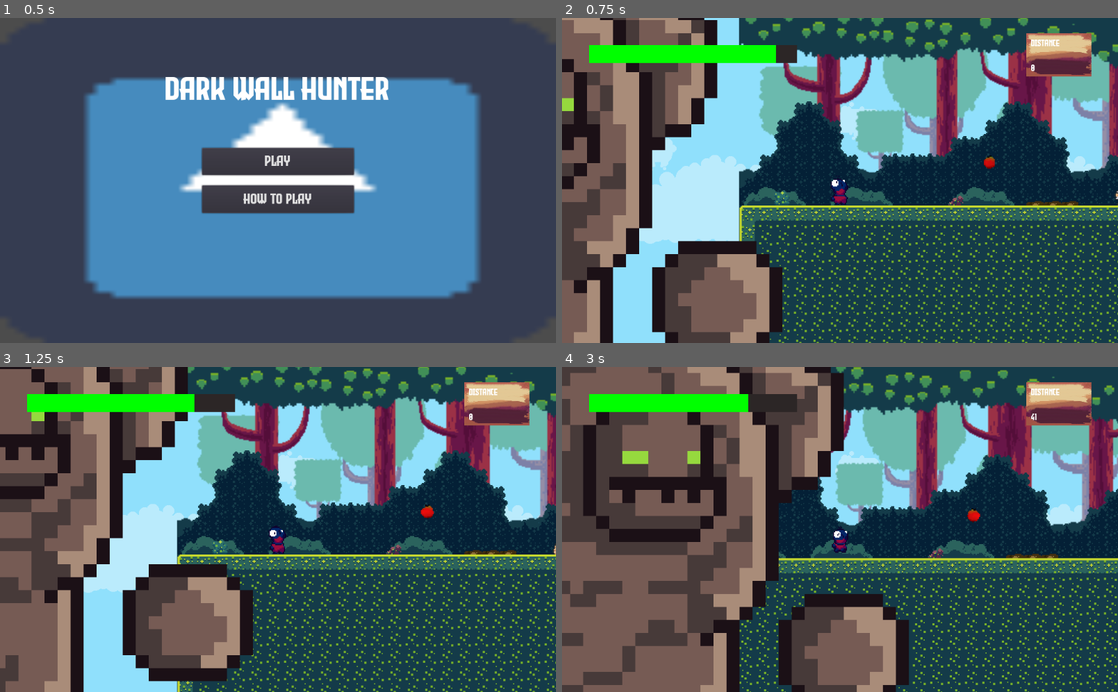
Above: before the commit, frames 1-4 (two rows, left to right).
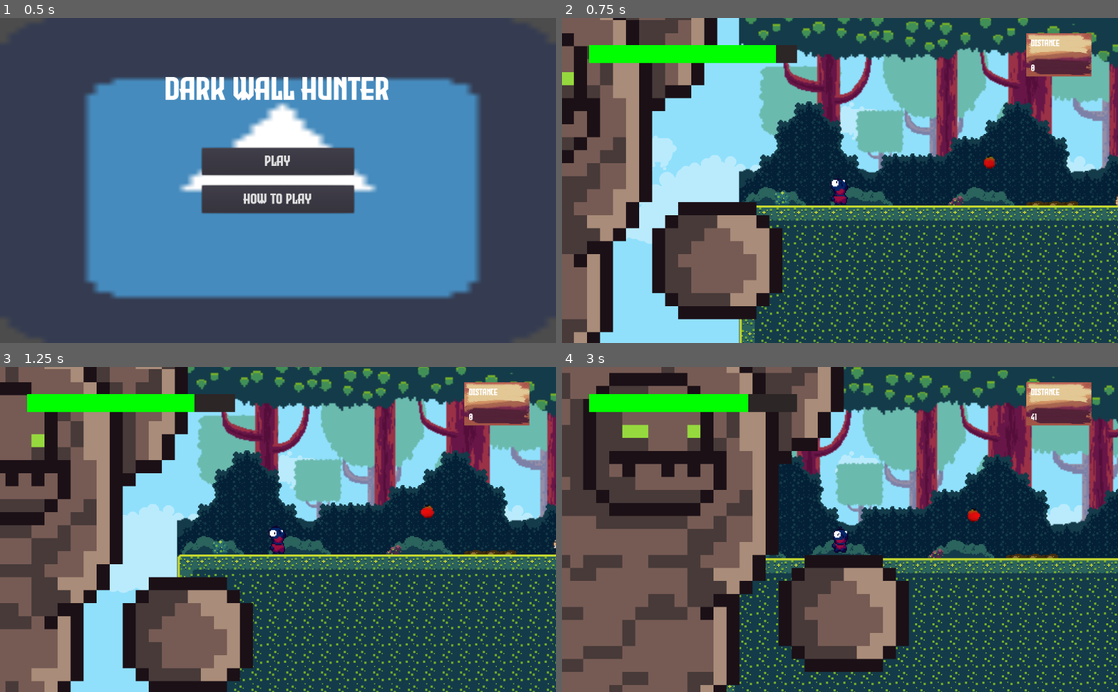
Above: after the commit, the same moments.

Repository: bosskab123/godot-wild-jam-36
Game: Godot game, scene res://scenes/uis/MainMenuUI.tscn
The game is run twice, just before and just after one commit, with the same random seed, the same clock (stepped at 60 frames per second) and the same inputs. The engine's default icon, where the game draws it, is replaced by a stand-in: a white triangle on a blue panel in a dark square. Sound files missing from this copy of the repository are replaced by a short silence.
Inputs:
- Up to frame 1 (0.5 s): no input
- Up to frame 2 (0.75 s): click "Play" at 0.5 s
- Up to frame 3 (1.25 s): no input
- Up to frame 4 (3 s): hold D (move_right) 1.28-2.03 s; tap W (jump) at 1.35, 1.52, 1.82, 2.27, 2.3, 2.57 s; hold A (move_left) 2.03-2.78 s; tap Y (next_chunk) at 2.1 s; hold D (move_right) from 2.78 s (still down); tap T (previous_chunk) at 2.85 s

Frame 1 is identical in both runs. In frame 2, 19% of the frame differs, in the area x 0-100%, y 0-100%; in frame 3, 16%; in frame 4, 30%, in the area x 0-63%, y 0-100%.

Commit message:
fix initial worm eating sound bug

Diff:
--- a/scenes/items/Apple.gd
+++ b/scenes/items/Apple.gd
@@ -54,8 +54,6 @@
 func worm_eat_Apple(worm: Node2D):
 	energy = BAD_APPLE_ENERGY
 	worm.set_is_eating(true)
-	if self.is_visible():
-		worm.sound_eat_apple.play()
 	# Change sprite
 	$Tween.interpolate_property(self, "shader_weight", 0, 1,
 		FADEOUT_TIME, Tween.TRANS_LINEAR, Tween.EASE_IN_OUT)
--- a/scenes/obstacles/DeadWall.tscn
+++ b/scenes/obstacles/DeadWall.tscn
@@ -54,7 +54,7 @@
 position = Vector2( -37.7549, -217.091 )
 scale = Vector2( 12, 12 )
 frames = SubResource( 8 )
-frame = 4
+frame = 3
 playing = true
 
 [node name="SoundWalk" type="AudioStreamPlayer2D" parent="."]
--- a/scenes/obstacles/Worm.gd
+++ b/scenes/obstacles/Worm.gd
@@ -66,14 +66,17 @@
 		self.show()
 	else:
 		# fake queue_free worm
+		sound_eat_apple.play()
 		set_deferred("monitorable", false)
 		$Area2D.set_deferred("monitoring", false)
+		$RespawnTimer.start()
 		self.hide()
-		$RespawnTimer.start()
 	is_eating = val
 
 func _on_RespawnTimer_timeout():
 	is_spawnable = true
 
 func _on_DeadTimer_timeout():
-	set_is_eating(true)
+	set_deferred("monitorable", false)
+	$Area2D.set_deferred("monitoring", false)
+	self.hide()
--- a/scenes/obstacles/Worm.tscn
+++ b/scenes/obstacles/Worm.tscn
@@ -95,7 +95,7 @@
 [node name="AnimatedSprite" type="AnimatedSprite" parent="."]
 frames = SubResource( 14 )
 animation = "idle"
-frame = 4
+frame = 6
 playing = true
 
 [node name="RespawnTimer" type="Timer" parent="."]
@@ -106,6 +106,8 @@
 
 [node name="SoundEatApple" type="AudioStreamPlayer2D" parent="."]
 stream = ExtResource( 3 )
+volume_db = -9.838
+attenuation = 4.14106
 
 [connection signal="body_entered" from="Area2D" to="." method="_on_Area2D_body_entered"]
 [connection signal="timeout" from="RespawnTimer" to="." method="_on_RespawnTimer_timeout"]
--- a/scenes/player/Player.tscn
+++ b/scenes/player/Player.tscn
@@ -37,16 +37,16 @@
 region = Rect2( 140, 0, 35, 43 )
 
 [sub_resource type="AtlasTexture" id=7]
-atlas = ExtResource( 10 )
-region = Rect2( 35, 0, 35, 43 )
-
-[sub_resource type="AtlasTexture" id=8]
 atlas = ExtResource( 9 )
 region = Rect2( 0, 0, 35, 43 )
 
-[sub_resource type="AtlasTexture" id=9]
+[sub_resource type="AtlasTexture" id=8]
 atlas = ExtResource( 8 )
 region = Rect2( 0, 0, 35, 43 )
+
+[sub_resource type="AtlasTexture" id=9]
+atlas = ExtResource( 10 )
+region = Rect2( 35, 0, 35, 43 )
 
 [sub_resource type="AtlasTexture" id=10]
 atlas = ExtResource( 10 )
@@ -81,18 +81,18 @@
 }, {
 "frames": [ SubResource( 7 ) ],
 "loop": true,
-"name": "wall_hang",
-"speed": 5.0
+"name": "fall",
+"speed": 8.0
 }, {
 "frames": [ SubResource( 8 ) ],
 "loop": true,
-"name": "fall",
+"name": "jump",
 "speed": 8.0
 }, {
 "frames": [ SubResource( 9 ) ],
 "loop": true,
-"name": "jump",
-"speed": 8.0
+"name": "wall_hang",
+"speed": 5.0
 }, {
 "frames": [ SubResource( 10 ), SubResource( 11 ), SubResource( 12 ), SubResource( 13 ), SubResource( 14 ), SubResource( 15 ) ],
 "loop": true,
--- a/utiities/GameManager.gd
+++ b/utiities/GameManager.gd
@@ -19,7 +19,7 @@
 		var chunk_row = []
 		for chunk in range(1,GlobalVars.CHUNKS_NUMBER+1):
 			var chunk_instance: Node2D = load("res://scenes/chunks/"+str(row)+"_row/Chunk"+str(chunk)+"Row"+str(row)+".tscn").instance()
-			chunk_instance.position.x = -1000
+			chunk_instance.position.x = -1000 * chunk
 			chunk_row.append(chunk_instance)
 		chunk_rows.append(chunk_row)
 
